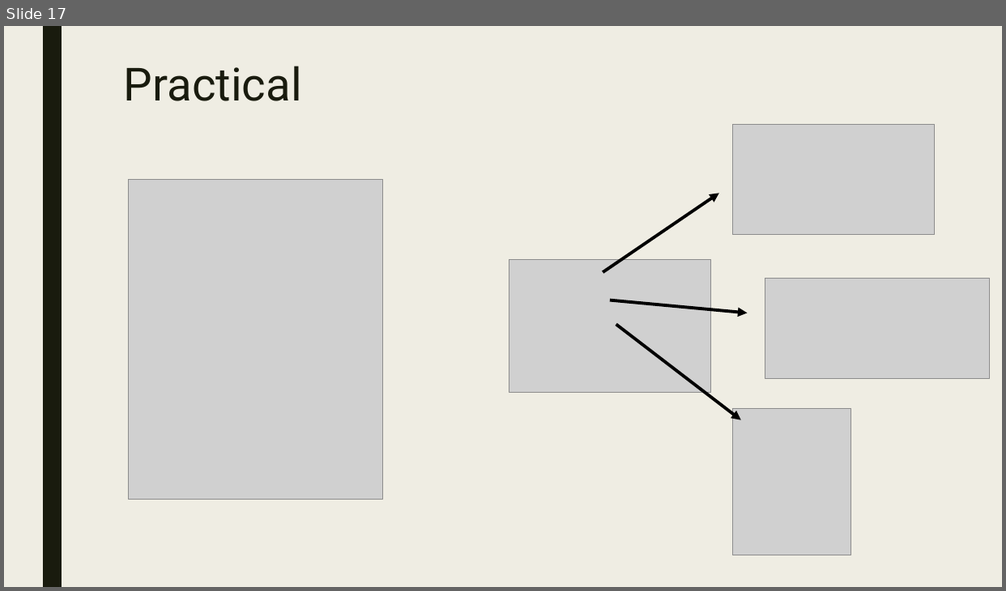
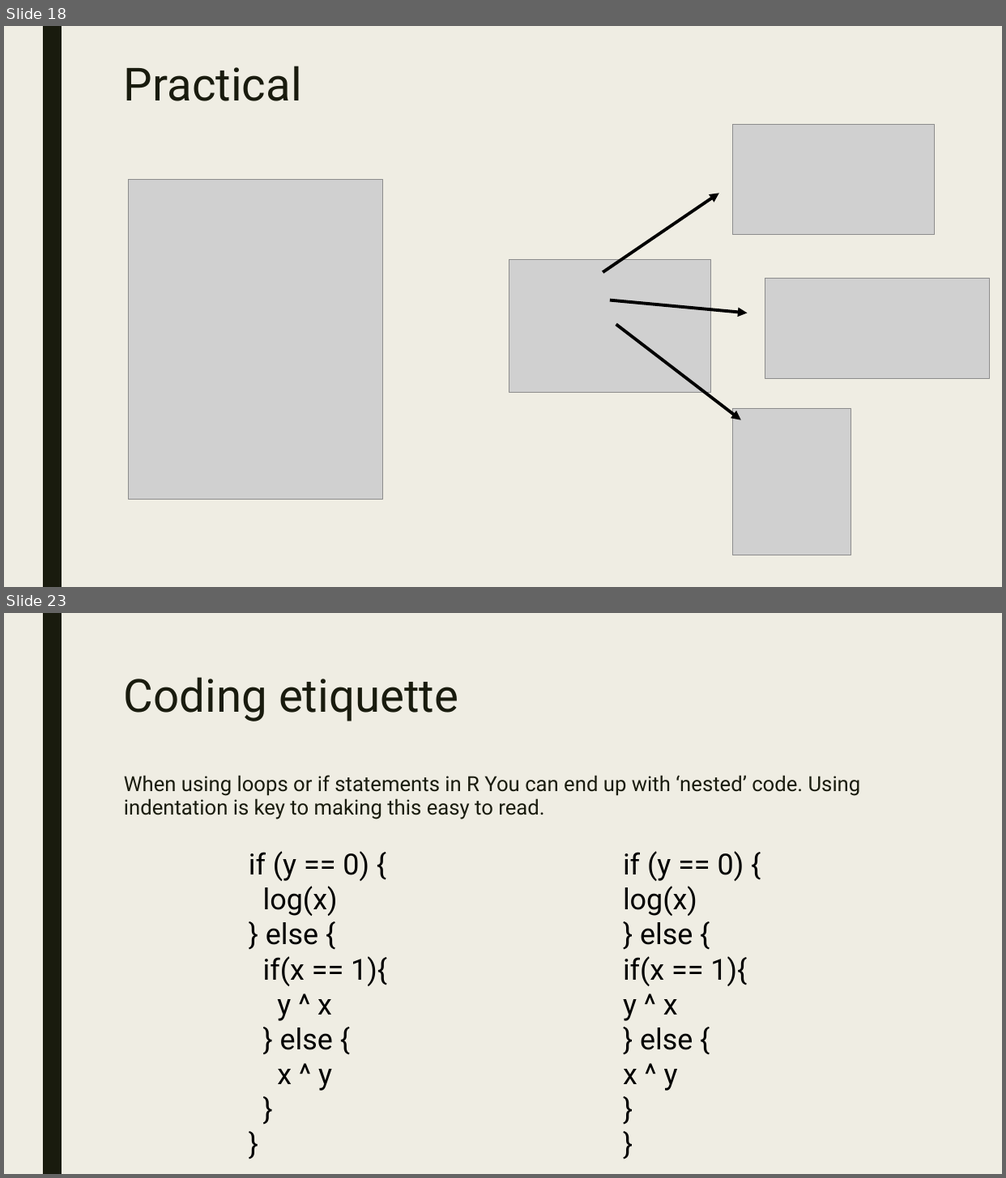
Before and after one commit to AugustT/reproducibility_masterclass, a slide deck: A Masterclass in Reproducibility.odp. Shown one above the other, each under a label of ours: slide 17 before the commit, slides 18 and 23 after it; the slides between them are not shown. The pictures are 1006x591 and 1006x1178 pixels, drawn with LibreOffice and Linux fonts; fonts in the diff are those of the drawing; grey boxes stand for pictures. Boxes give left, top, right and bottom in pixels: in the first picture for what was removed or moved away, otherwise in the second. Text is boxed around its words. In the diff, an @@ line names an element or a change of style, - is before the commit and + after.

Commit message:
Update presentation Add coding etiquette practical

```diff
--- a/A Masterclass in Reproducibility.odp
+++ b/A Masterclass in Reproducibility.odp
@@ slide 23 added at [4,613,1002,1174], background #EFEDE3; not listed: 1 template element that a slide beside it also shows @@
@@ title added at [124,677,458,722], 44 pt, text #191B0E @@
+Coding etiquette
@@ text added at [124,775,861,820], 20 pt, text #191B0E @@
+When using loops or if statements in R You can end up with ‘nested’ code. Using indentation is key to making this easy to read.
@@ free added at [241,842,740,1164], 28 pt, text #000000 @@
+if (y == 0) {
+log(x)
+} else {
+if(x == 1){
+y ^ x
+} else {
+x ^ y
+}
+}
@@ free added at [616,842,1002,1164], 28 pt, text #000000 @@
+if (y == 0) {
+log(x)
+} else {
+if(x == 1){
+y ^ x
+} else {
+x ^ y
+}
+}
@@ what was slide 17 is now slide 18 @@
```
Also in this commit, not shown: 1 slide changed, 10 other slides added, 4 other files.
